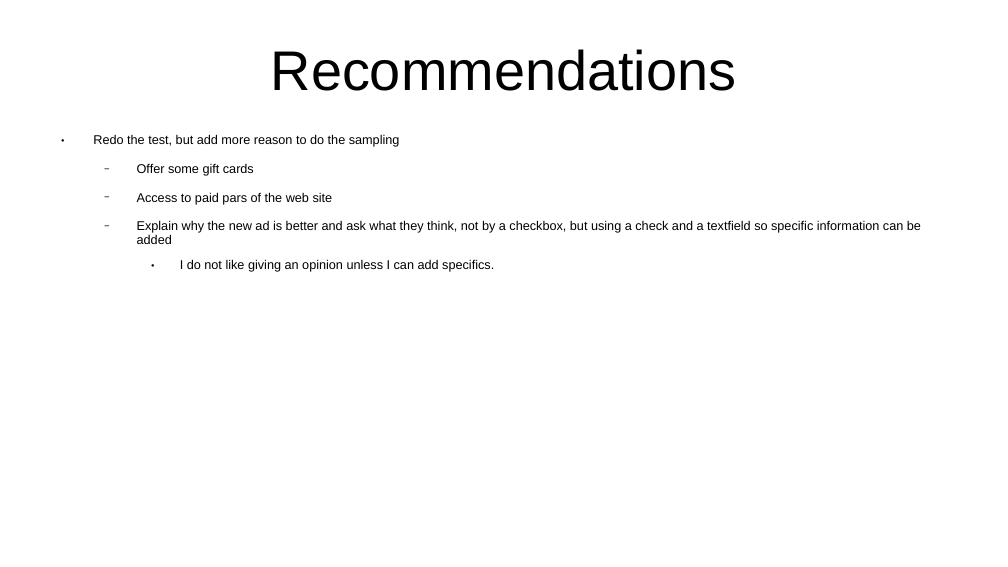
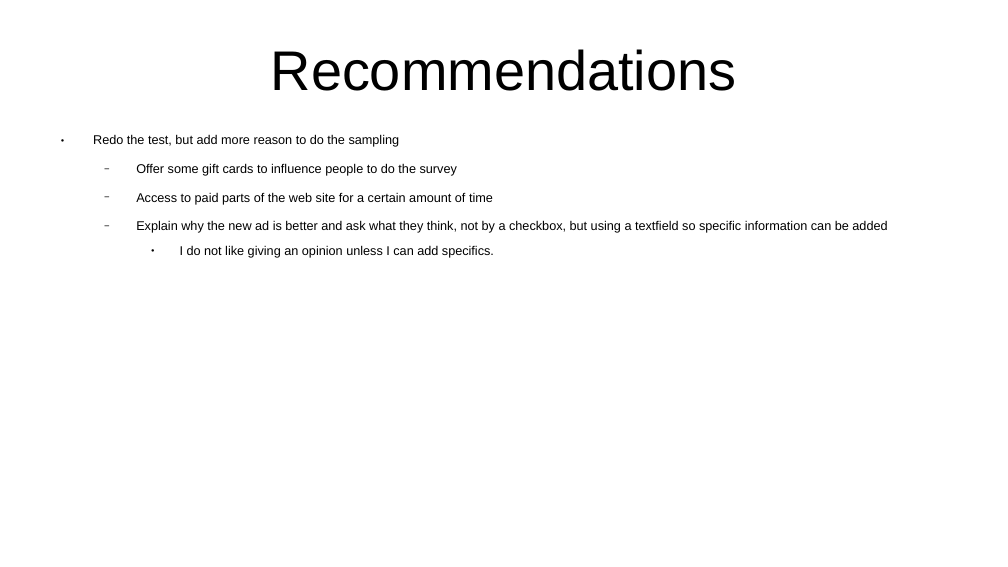
Before and after one commit to CharlesStockman/dataScience, a slide deck: slide 7 of magnimindAcademy/capstone/slide_deck.ppt (slide 6 before the commit). Drawn at 1008x567 pixels with LibreOffice and Linux fonts; fonts in the diff are those of the drawing. Boxes give left, top, right and bottom in pixels: in the first picture for what was removed or moved away, otherwise in the second. Text is boxed around its words. In the diff, an @@ line names an element or a change of style, - is before the commit and + after.

```diff
--- a/magnimindAcademy/capstone/slide_deck.ppt
+++ b/magnimindAcademy/capstone/slide_deck.ppt
@@ text at box(93, 134, 494, 258): indent changed @@
@@ text at box(136, 163, 887, 233): text changed @@
-  − Offer some gift cards
-  − Access to paid pars of the web site
-  − Explain why the new ad is better and ask what they think, not by a checkbox, but using a check and a textfield so specific information can be added
+  − Offer some gift cards to influence people to do the survey
+  − Access to paid parts of the web site for a certain amount of time
+  − Explain why the new ad is better and ask what they think, not by a checkbox, but using a textfield so specific information can be added
```
Also in this commit, not shown: 2 other slides changed, 2 slides added, 1 slide removed, 1 other file.
